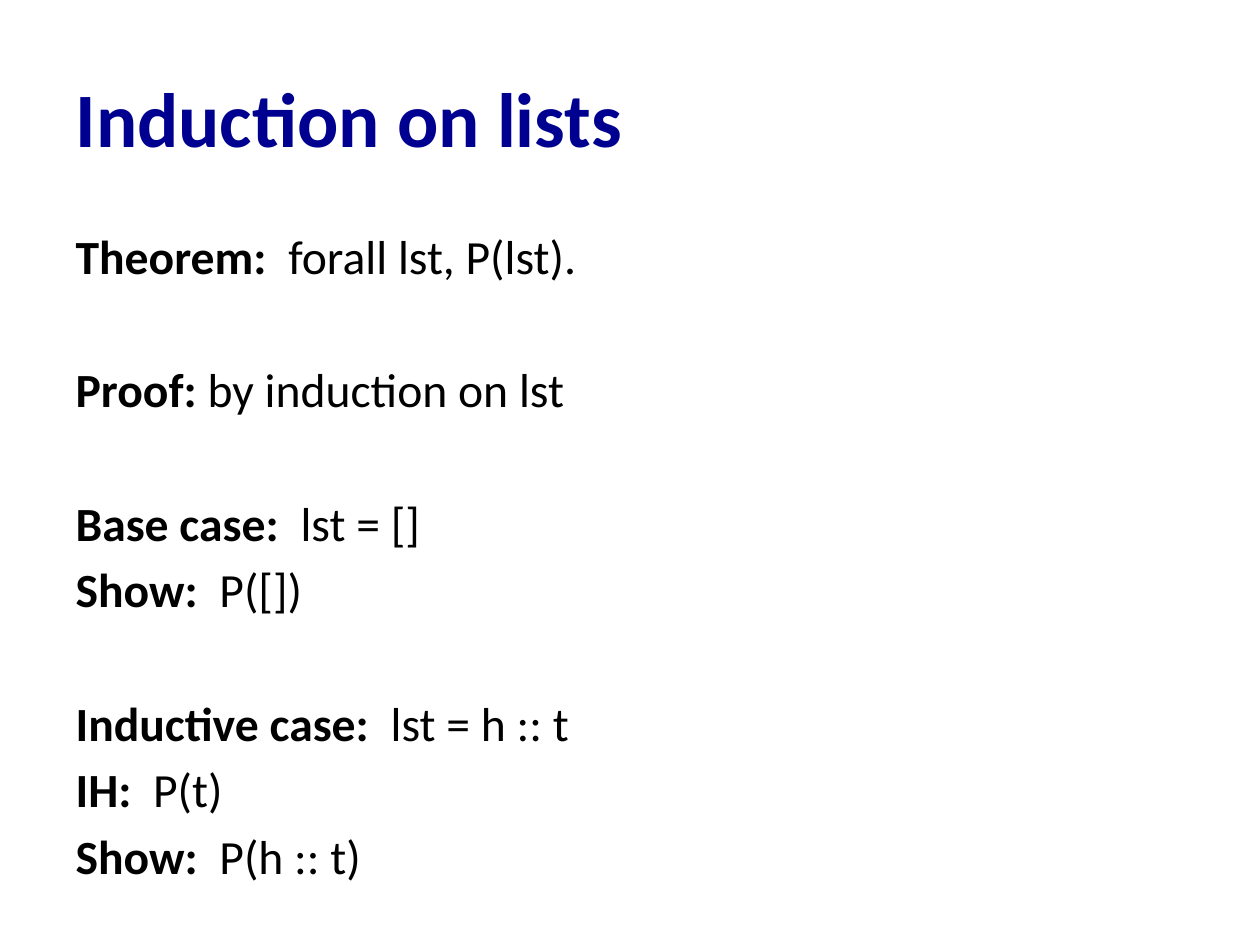
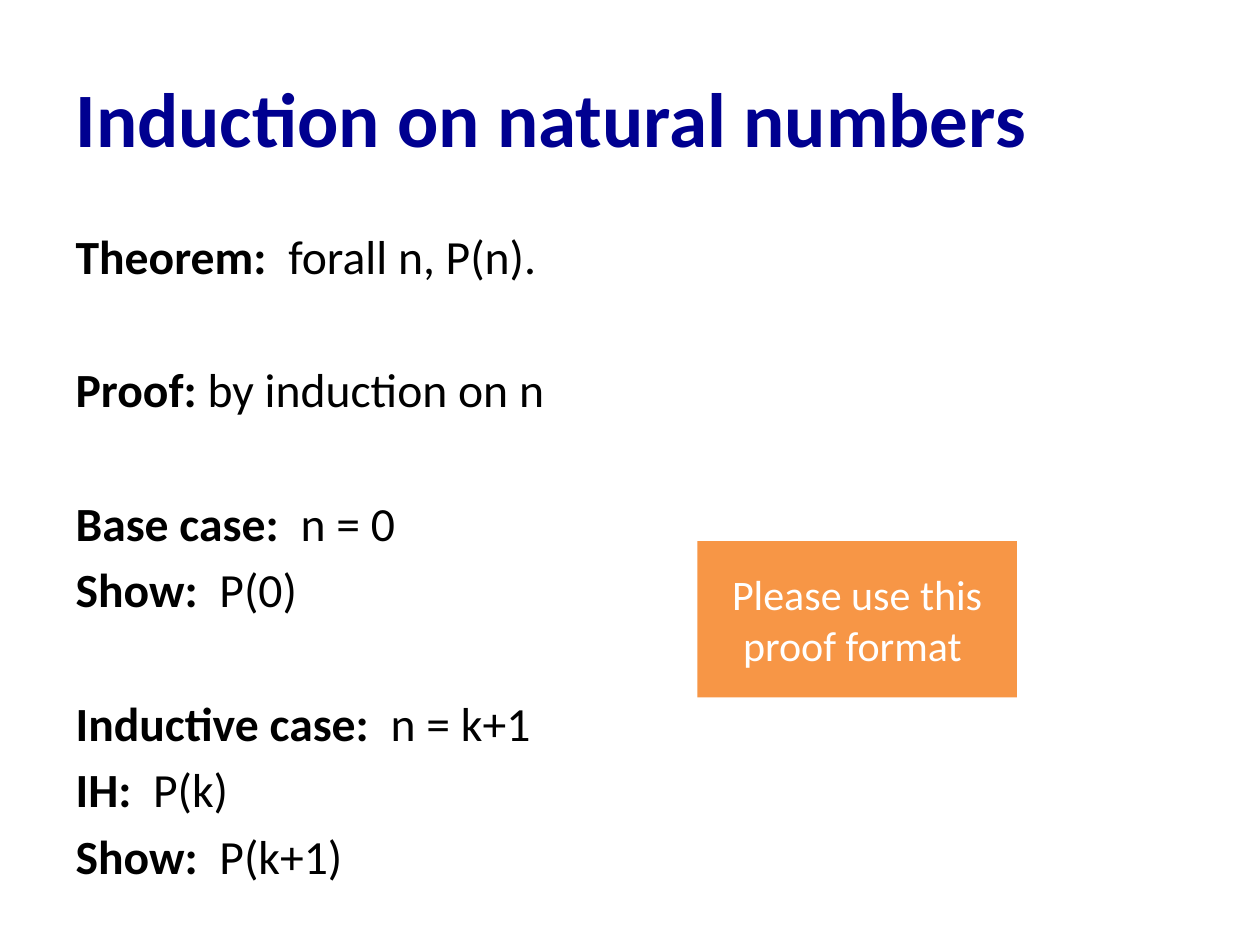
Before and after one commit to cs3110/materials-2019fa, a slide deck: slide 21 of 20-proofs/lec.pptx (slide 12 before the commit). Drawn at 1260x945 pixels with LibreOffice and Linux fonts; fonts in the diff are those of the drawing. Boxes give left, top, right and bottom in pixels: in the first picture for what was removed or moved away, otherwise in the second. Text is boxed around its words. In the diff, an @@ line names an element or a change of style, - is before the commit and + after.

```diff
--- a/20-proofs/lec.pptx
+++ b/20-proofs/lec.pptx
@@ title at (x1=76, y1=93, x2=1025, y2=148): text changed @@
-Induction on lists
+Induction on natural numbers
@@ text at (x1=76, y1=239, x2=544, y2=881): text changed; bold on @@
-Theorem: forall lst, P(lst).
-Proof: by induction on lst
-Base case: lst = []
-Show: P([])
-Inductive case: lst = h :: t
-IH: P(t)
-Show: P(h :: t)
+Theorem: forall n, P(n).
+Proof: by induction on n
+Base case: n = 0
+Show: P(0)
+Inductive case: n = k+1
+IH: P(k)
+Show: P(k+1)
@@ rectangle added at (x1=698, y1=542, x2=1018, y2=698), fill #F79646, 24 pt, text #FFFFFF @@
+Please use this proof format
```
Also in this commit, not shown: 3 other slides changed, 28 slides added, 16 slides removed, 1 other file.
